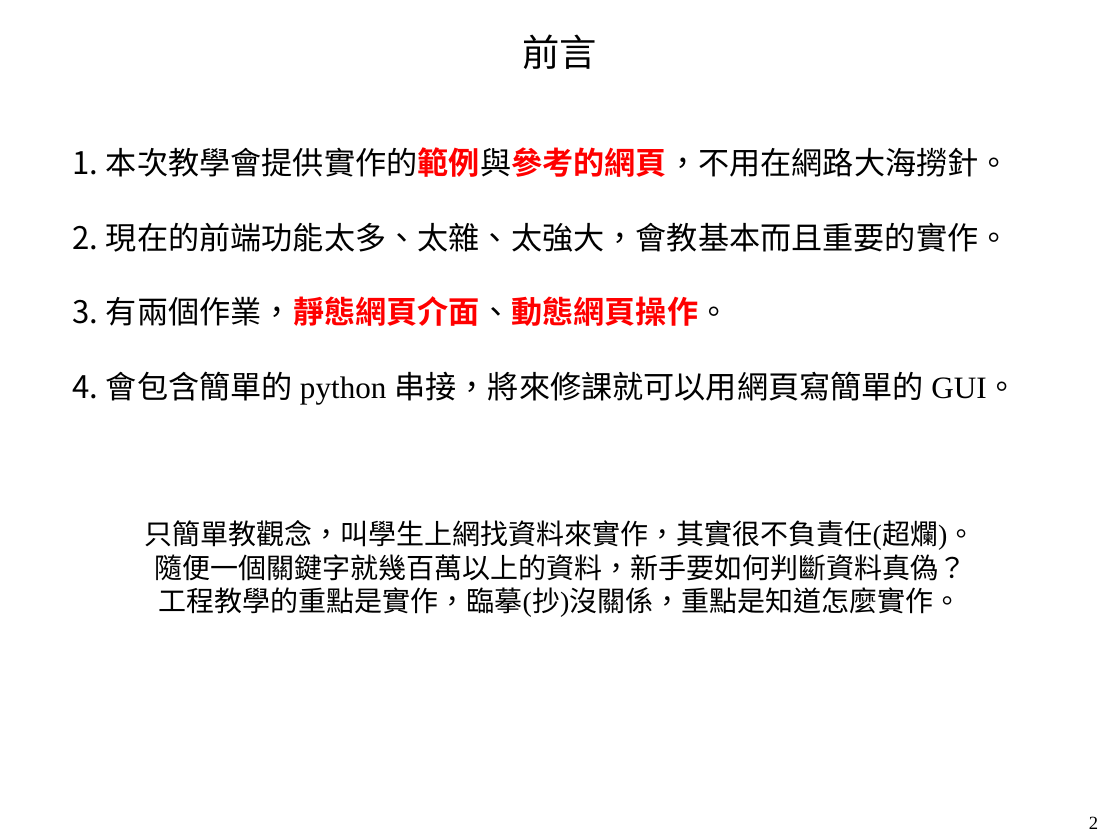
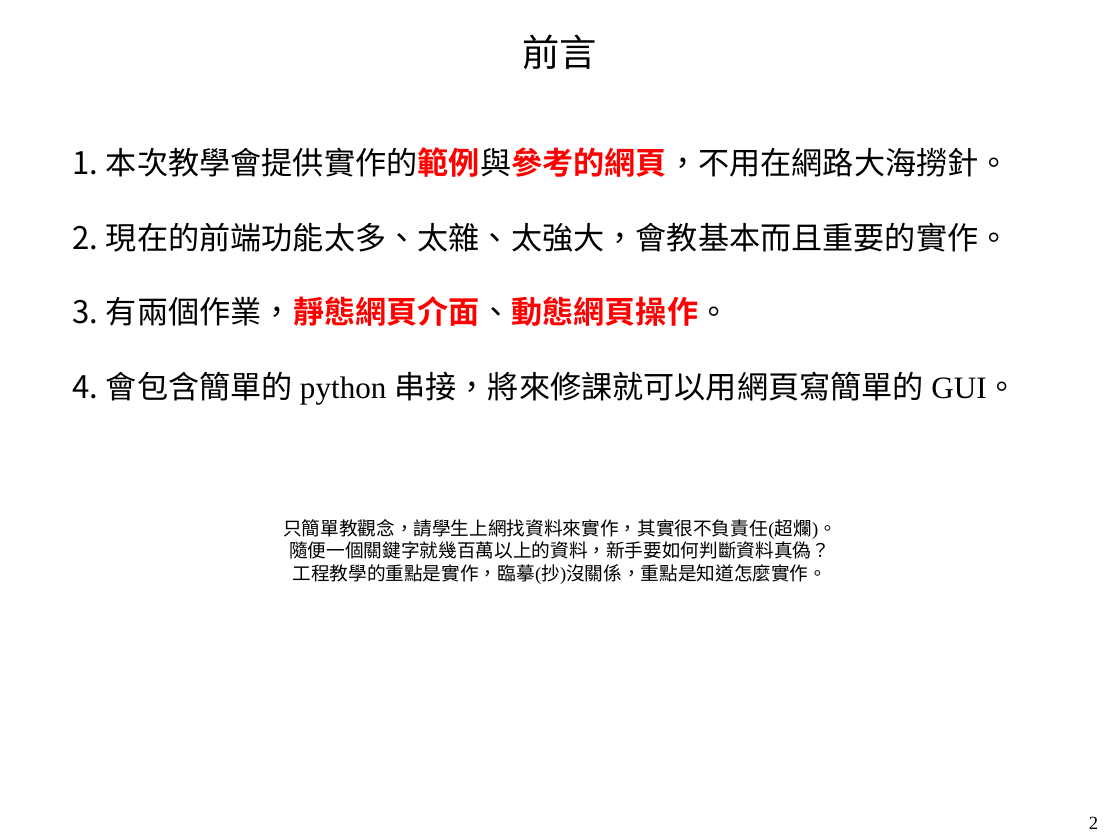
Before and after one commit to mar120434/2021_web_tutor, a slide deck: slide 2 of 靜態網頁.pptx. Drawn at 1120x840 pixels with LibreOffice and Linux fonts; fonts in the diff are those of the drawing. Boxes give left, top, right and bottom in pixels: in the first picture for what was removed or moved away, otherwise in the second. Text is boxed around its words. In the diff, an @@ line names an element or a change of style, - is before the commit and + after.

Commit message:
20210712_1012

```diff
--- a/靜態網頁.pptx
+++ b/靜態網頁.pptx
@@ text at box(283, 519, 837, 539): text changed; size 18 to 12 pt @@
-只簡單教觀念，叫學生上網找資料來實作，其實很不負責任(超爛)。
+只簡單教觀念，請學生上網找資料來實作，其實很不負責任(超爛)。
@@ text at box(289, 538, 830, 584): size 18 to 12 pt in "隨便一個關鍵字就幾百萬以上的資料，新手要如何判斷資料真偽？", "工程教學的重點是實作，臨摹(抄)沒關係，重點是知道怎麼實作。" @@
```
Also in this commit, not shown: 4 other slides changed, 5 slides added.
